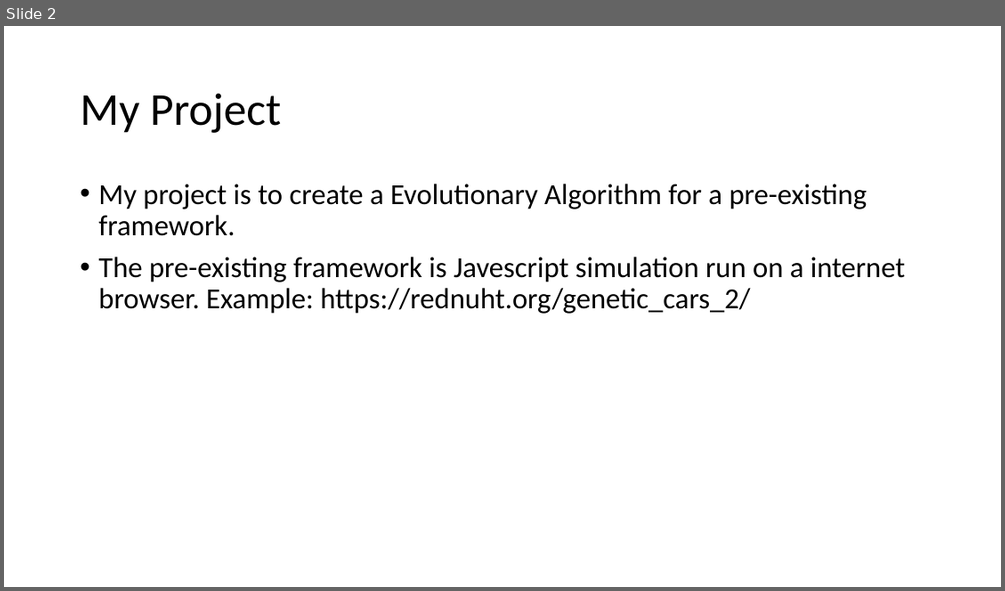
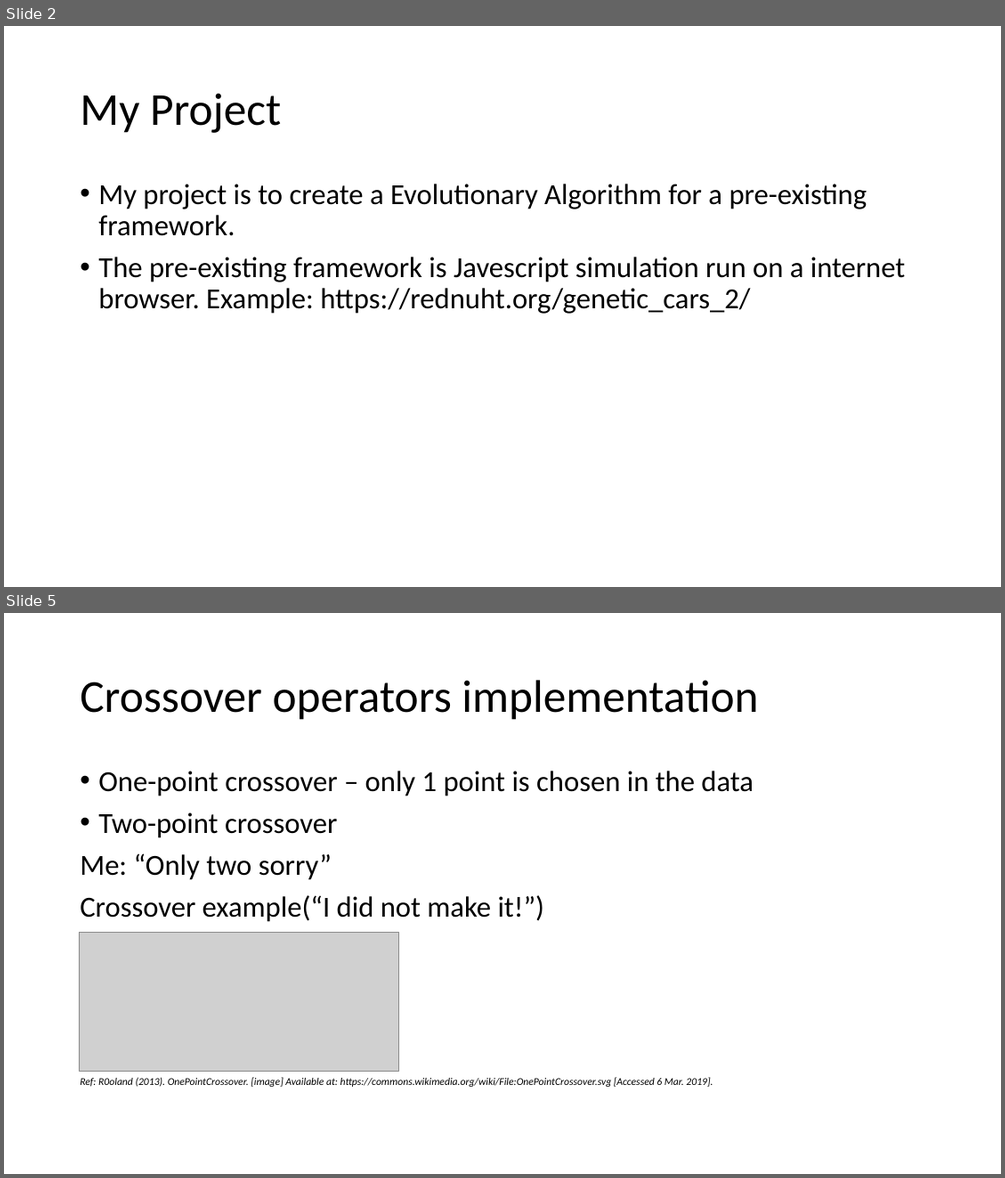
Before and after one commit to jonster100/Dissertation-, a slide deck: Documentation/Genetic-Cars-Simulation-presentation.odp. Shown one above the other, each under a label of ours: slide 2 before the commit, slides 2 and 5 after it; the slides between them are not shown. The pictures are 1005x591 and 1005x1178 pixels, drawn with LibreOffice and Linux fonts; fonts in the diff are those of the drawing; grey boxes stand for pictures. Boxes give left, top, right and bottom in pixels: in the first picture for what was removed or moved away, otherwise in the second. Text is boxed around its words. In the diff, an @@ line names an element or a change of style, - is before the commit and + after.

Commit message:
Updated presentation
Added preliminary data graphs, and implementation explanations.

```diff
--- a/Documentation/Genetic-Cars-Simulation-presentation.odp
+++ b/Documentation/Genetic-Cars-Simulation-presentation.odp
@@ slide 5 added at [4, 613, 1001, 1174], background #FFFFFF @@
@@ title added at [80, 680, 758, 720], 44 pt, text #000000 @@
+Crossover operators implementation
@@ text added at [80, 771, 753, 922], 28 pt, text #000000 @@
+• One-point crossover – only 1 point is chosen in the data
+• Two-point crossover
+Me: “Only two sorry”
+Crossover example(“I did not make it!”)
@@ picture added at [79, 933, 399, 1070] @@
@@ text added at [80, 1077, 712, 1086], 10 pt, text #000000, italic @@
+Ref: R0oland (2013). OnePointCrossover. [image] Available at: https://commons.wikimedia.org/wiki/File:OnePointCrossover.svg [Accessed 6 Mar. 2019].
```
Also in this commit, not shown: 1 slide changed, 8 other slides added, 2 slides removed, 1 other file.
